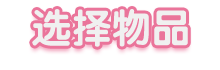
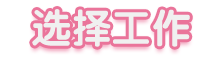
Layers edited between the first and the second 220 × 70 image:
added layer "选择工作" (1st of 2) above "选择物品" over [109, 9, 190, 47]
hid "选择物品" over [109, 9, 188, 47]
